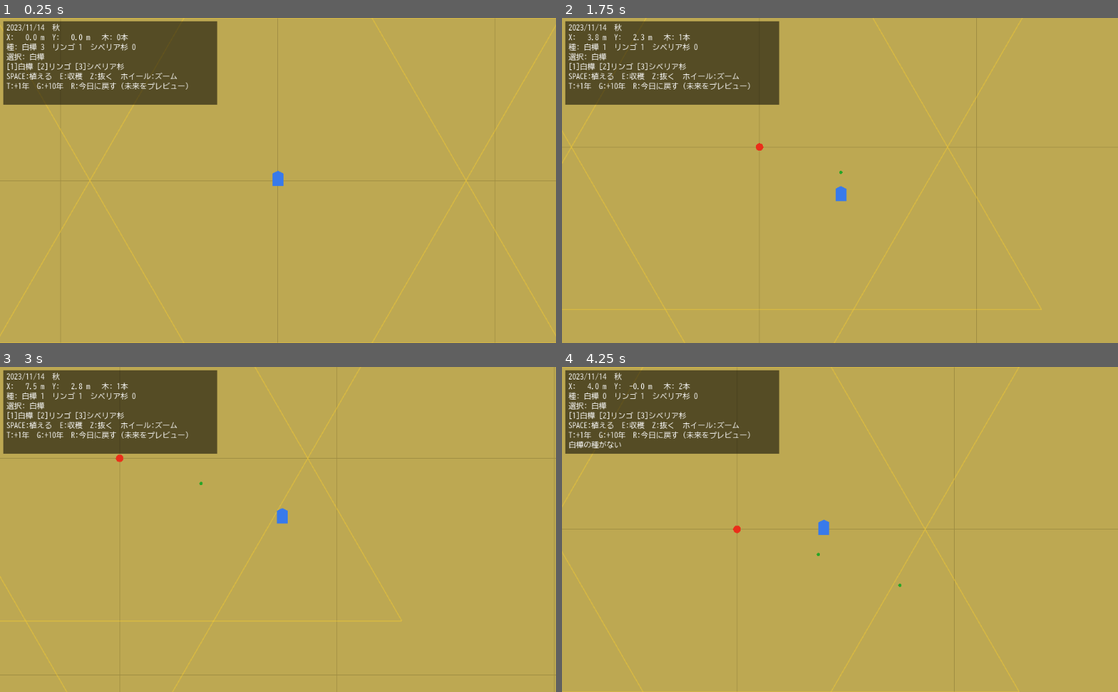
Above: before the commit, frames 1-4 (two rows, left to right).
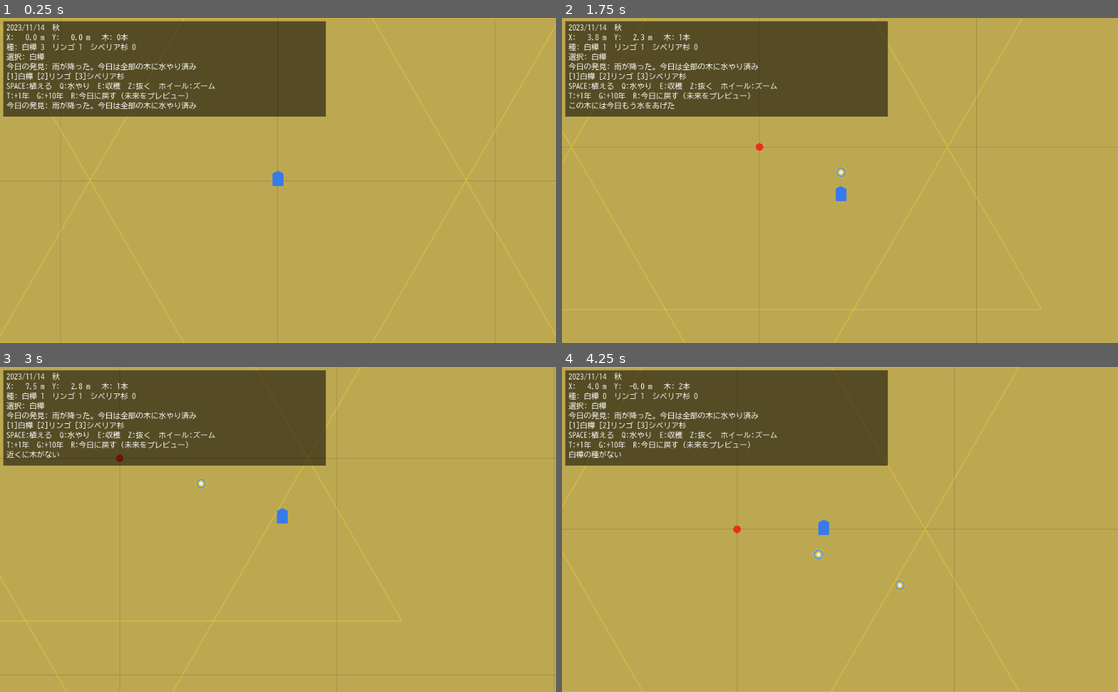
Above: after the commit, the same moments.

Repository: tomu-ai963/-kins-domain-life-planner
Game: Godot game, scene res://Main.tscn
Two runs of this game, one before a commit and one after it. Both use one fixed random seed, a clock stepped at 60 frames per second and the inputs below.
Inputs (mouse positions are in pixels of both pictures, inside the frame that each line leads up to):
- Up to frame 1 (0.25 s): no input
- Up to frame 2 (1.75 s): tap Enter at 0.5 s; move the mouse to (962, 164) at 0.52 s; hold Right 0.53-1.28 s; tap Q at 0.6, 1.55 s; click (962, 164) at 0.67 s; tap Space at 0.77, 1.52 s; tap Z at 0.8, 1.35 s; move the mouse to (728, 196) at 1.27 s; hold Down from 1.28 s (still down)
- Up to frame 3 (3 s): move the mouse to (333, 458) at 2.02 s; release Down at 2.03 s; hold Right 2.03-2.78 s; tap Q at 2.1 s; tap Z at 2.3, 2.85 s; move the mouse to (250, 594) at 2.77 s; hold Up from 2.78 s (still down); click (250, 594) at 2.92 s
- Up to frame 4 (4.25 s): tap Space at 3.02, 3.77 s; tap Q at 3.05 s; move the mouse to (1006, 578) at 3.52 s; release Up at 3.53 s; hold Left from 3.53 s (still down); tap 1 at 3.6 s; tap Z at 3.8 s

The runs differ from the first frame. In frame 1, 8.8% of the frame differs, in the area x 0-59%, y 0-31%; in frame 2, 8.7%; in frame 3, 8.7%; in frame 4, 8.8%, in the area x 0-62%, y 0-69%.

Commit message:
Phase 2-2 毎日の理由: 水やりと日替わりの発見を追加する
- 水やり(Q): 足元の木に1本につき1日1回、樹齢 +0.5年。判定用の樹齢にも効く。済んだ木は幹に水色の輪
- 日替わりの発見: その日はじめて開いたとき(開いたまま日付をまたいだときも)に1つ。開かなかった日の分はたまらない
  白樺の種+1(35%)・シベリア杉の種+1(15%)・雨=全部の木に水やり済み(25%)・渡り鳥(25%)
  日付から決まるので開き直しても引き直しにならない。雨の日はあとから植えた木も水やり済み
- last_day / today_event と木ごとの last_watered / bonus_years をセーブ。2-1 時点のセーブも読める
- HUD に今日の発見を一日中表示し、Q の説明を追加。枠を広げた
- tests/test_daily.gd(28件)。木を探す処理は nearest_index に共通化

Co-Authored-By: Claude Opus 5.5 <noreply@anthropic.com>

Diff:
--- a/HUD.gd
+++ b/HUD.gd
@@ -18,9 +18,9 @@
 	_main = main
 
 # 植えられない・収穫した などを数秒だけ出す
-func show_message(text: String) -> void:
+func show_message(text: String, seconds: float = MESSAGE_SECONDS) -> void:
 	_message = text
-	_message_timer = MESSAGE_SECONDS
+	_message_timer = seconds
 
 func _process(delta: float) -> void:
 	if _player == null:
@@ -40,13 +40,20 @@
 	if _trees.time_offset_years > 0.0:
 		offset = "  (+%d年後をプレビュー中)" % int(_trees.time_offset_years)
 
+	# 今日の発見は一日中見られるように常に出す
+	var today := "%04d-%02d-%02d" % [dt.year, dt.month, dt.day]
+	var found := ""
+	if _trees.last_day == today and _trees.today_event != "":
+		found = _main.DAILY_MESSAGES[_trees.today_event]
+
 	_label.text = (
 		"%04d/%02d/%02d  %s%s\n" +
 		"X:%6.1f m  Y:%6.1f m   木: %d本\n" +
 		"種: 白樺 %d  リンゴ %d  シベリア杉 %d\n" +
 		"選択: %s\n" +
+		"今日の発見: %s\n" +
 		"[1]白樺 [2]リンゴ [3]シベリア杉\n" +
-		"SPACE:植える  E:収穫  Z:抜く  ホイール:ズーム\n" +
+		"SPACE:植える  Q:水やり  E:収穫  Z:抜く  ホイール:ズーム\n" +
 		"T:+1年  G:+10年  R:今日に戻す (未来をプレビュー)\n" +
 		"%s"
 	) % [
@@ -54,5 +61,6 @@
 		pos_m.x, pos_m.y, _trees.trees.size(),
 		seeds.birch, seeds.apple, seeds.cedar,
 		sp_name,
+		found,
 		_message,
 	]
--- a/HUD.tscn
+++ b/HUD.tscn
@@ -8,13 +8,13 @@
 [node name="BG" type="ColorRect" parent="."]
 margin_left = 6.0
 margin_top = 6.0
-margin_right = 400.0
-margin_bottom = 160.0
+margin_right = 600.0
+margin_bottom = 182.0
 color = Color( 0.0, 0.0, 0.0, 0.55 )
 
 [node name="PositionLabel" type="Label" parent="."]
 margin_left = 12.0
 margin_top = 10.0
-margin_right = 394.0
-margin_bottom = 156.0
+margin_right = 594.0
+margin_bottom = 178.0
 text = "..."
--- a/Main.gd
+++ b/Main.gd
@@ -23,13 +23,20 @@
 	$HUD.setup($Player, $Trees, self)
 	$Player.connect("plant_tree", self, "_on_plant_tree")
 	$Trees.load_game()
+	_check_new_day()
 
 func _process(delta: float) -> void:
-	# 季節は現実の日付から。1 分に 1 回チェックすれば十分
+	# 季節と日付は現実の日付から。1 分に 1 回チェックすれば十分(開いたまま日付をまたいでも拾う)
 	_season_timer += delta
 	if _season_timer >= 60.0:
 		_season_timer = 0.0
 		_update_season()
+		_check_new_day()
+
+func _check_new_day() -> void:
+	var id: String = $Trees.check_new_day()
+	if id != "":
+		$HUD.show_message("今日の発見: " + DAILY_MESSAGES[id], 8.0)
 
 func _update_season() -> void:
 	var m: int = OS.get_datetime().month
@@ -55,6 +62,21 @@
 	"done": "この木は今日もう収穫した",
 }
 
+# 水やりの結果コード(Trees.water_nearest)ごとの文言
+const WATER_MESSAGES := {
+	"watered": "%sに水をあげた(樹齢 +%.1f年)",
+	"none": "近くに木がない",
+	"done": "この木には今日もう水をあげた",
+}
+
+# 日替わりの発見(Trees.DAILY_EVENTS の id)ごとの文言
+const DAILY_MESSAGES := {
+	"birch_seed": "白樺の種が落ちていた(白樺の種 +1)",
+	"cedar_seed": "リスがシベリア杉の実を置いていった(シベリア杉の種 +1)",
+	"rain": "雨が降った。今日は全部の木に水やり済み",
+	"birds": "渡り鳥が来て、しばらく休んでいった",
+}
+
 func _on_plant_tree(pos: Vector2) -> void:
 	if not $Trees.add_tree(pos, selected_species):
 		$HUD.show_message("%sの種がない" % $Trees.SPECIES[selected_species].name)
@@ -65,6 +87,16 @@
 	var msg: String = HARVEST_MESSAGES[result]
 	if result == "harvested":
 		msg = msg % $Trees.SEEDS_PER_HARVEST
+	$HUD.show_message(msg)
+
+func _water() -> void:
+	# 足元 2m 以内の木に水をあげる
+	var pos: Vector2 = $Player.global_position
+	var result: String = $Trees.water_nearest(pos, 80.0)
+	var msg: String = WATER_MESSAGES[result]
+	if result == "watered":
+		var i: int = $Trees.nearest_index(pos, 80.0, "")
+		msg = msg % [$Trees.SPECIES[$Trees.trees[i].species].name, $Trees.WATER_BONUS_YEARS]
 	$HUD.show_message(msg)
 
 func _unhandled_input(event: InputEvent) -> void:
@@ -79,6 +111,8 @@
 			selected_species = "cedar"
 		KEY_E:
 			_harvest()
+		KEY_Q:
+			_water()
 		KEY_Z:
 			# 足元 2m 以内の木を抜く(種は戻らない)
 			$Trees.remove_nearest($Player.global_position, 80.0)
--- a/Trees.gd
+++ b/Trees.gd
@@ -9,10 +9,23 @@
 # ── 種の循環 ────────────────────────────────────────────────
 # 苗は所持している種からしか植えられない。リンゴは樹齢 5 年から秋に実り、
 # 収穫すると種が採れる。1 本につき現実の 1 日 1 回(= 樹齢 1 年に 1 回)。
-# シベリア杉の種はまだ入手手段がない(Phase 2-2 の日替わりイベントで入れる予定)
+# シベリア杉の種は日替わりの発見(リスが実を置いていく)でだけ手に入る
 const INITIAL_SEEDS := {"birch": 3, "apple": 1, "cedar": 0}
 const APPLE_FRUIT_AGE := 5.0
 const SEEDS_PER_HARVEST := 2
+
+# ── 毎日の理由 ──────────────────────────────────────────────
+# 水やり: 1 本につき 1 日 1 回、樹齢にボーナスが付く(収穫などの判定にも効く)
+# 日替わりの発見: その日はじめて開いたときに 1 つ起きる。開かなかった日の分はたまらない。
+# 何が起きるかは日付から決まるので、同じ日に開き直しても引き直しにならない
+const WATER_BONUS_YEARS := 0.5
+const DAILY_EVENTS := [
+	# [id, 重み]。文言は Main が決める
+	["birch_seed", 35],  # 白樺の種 +1
+	["cedar_seed", 15],  # シベリア杉の種 +1
+	["rain", 25],        # 全部の木に水やり済み
+	["birds", 25],       # 演出のみ
+]
 
 # 樹種ごとの成長パラメータ
 #   max_r: 成熟時の樹冠半径(px, 40px = 1m)
@@ -38,8 +51,12 @@
 	},
 }
 
-var trees := []               # [{pos: Vector2, species: String, planted_at: int, last_harvest: String}]
+# [{pos: Vector2, species: String, planted_at: int, last_harvest: String,
+#   last_watered: String, bonus_years: float}]
+var trees := []
 var seeds := INITIAL_SEEDS.duplicate()  # 樹種ごとの所持数
+var last_day := ""            # 日替わりの発見を最後に起こした日(YYYY-MM-DD)
+var today_event := ""         # その日の発見の id(HUD で一日中見られるように保存する)
 var time_offset_years := 0.0  # 時間先送りプレビュー(年)。セーブしない
 var season := "summer"        # Main が現実の日付から設定する
 var save_path := SAVE_PATH    # テストでは別のファイルに向ける
@@ -51,23 +68,98 @@
 	if int(seeds.get(species, 0)) <= 0:
 		return false
 	seeds[species] -= 1
-	trees.append({"pos": pos, "species": species, "planted_at": OS.get_unix_time(), "last_harvest": ""})
+	trees.append({
+		"pos": pos, "species": species, "planted_at": OS.get_unix_time(),
+		"last_harvest": "", "last_watered": "", "bonus_years": 0.0,
+	})
+	# 雨の日は一日中降っている扱い。あとから植えた木も水やり済みにする
+	if last_day == _today() and today_event == "rain":
+		_water(trees[-1])
 	save_game()
 	update()
 	return true
 
-# 足元のリンゴを収穫する。結果を表すコードを返す(文言は Main が決める)
-#   harvested / none / preview / not_season / young / done
-func harvest_nearest(pos: Vector2, max_dist: float) -> String:
+# 足元の木に水をあげる。結果コードを返す: watered / none / done
+func water_nearest(pos: Vector2, max_dist: float) -> String:
+	var best := nearest_index(pos, max_dist, "")
+	if best < 0:
+		return "none"
+	if not _water(trees[best]):
+		return "done"
+	save_game()
+	update()
+	return "watered"
+
+# まだ今日水をあげていない木すべてに水をあげる(雨の日)。あげた本数を返す
+func water_all() -> int:
+	var n := 0
+	for t in trees:
+		if _water(t):
+			n += 1
+	if n > 0:
+		save_game()
+		update()
+	return n
+
+func _water(tree: Dictionary) -> bool:
+	if tree.last_watered == _today():
+		return false
+	tree.last_watered = _today()
+	tree.bonus_years += WATER_BONUS_YEARS
+	return true
+
+# pos から max_dist 未満でいちばん近い木の添字。species が空なら全樹種。なければ -1
+func nearest_index(pos: Vector2, max_dist: float, species: String) -> int:
 	var best := -1
 	var best_d := max_dist
 	for i in range(trees.size()):
-		if trees[i].species != "apple":
+		if species != "" and trees[i].species != species:
 			continue
 		var d: float = trees[i].pos.distance_to(pos)
 		if d < best_d:
 			best_d = d
 			best = i
+	return best
+
+# 日付が変わっていたら、その日の発見を 1 つ起こして id を返す。変わっていなければ ""
+func check_new_day() -> String:
+	var today := _today()
+	if last_day == today:
+		return ""
+	last_day = today
+	today_event = roll_daily_event(today)
+	_apply_event(today_event)
+	save_game()
+	update()
+	return today_event
+
+# 日付から決まる発見の id(同じ日付なら必ず同じ)
+func roll_daily_event(date: String) -> String:
+	var rng := RandomNumberGenerator.new()
+	rng.seed = date.hash()
+	var total := 0
+	for e in DAILY_EVENTS:
+		total += e[1]
+	var r := rng.randi_range(0, total - 1)
+	for e in DAILY_EVENTS:
+		if r < e[1]:
+			return e[0]
+		r -= e[1]
+	return DAILY_EVENTS[-1][0]
+
+func _apply_event(id: String) -> void:
+	match id:
+		"birch_seed":
+			seeds["birch"] += 1
+		"cedar_seed":
+			seeds["cedar"] += 1
+		"rain":
+			water_all()
+
+# 足元のリンゴを収穫する。結果を表すコードを返す(文言は Main が決める)
+#   harvested / none / preview / not_season / young / done
+func harvest_nearest(pos: Vector2, max_dist: float) -> String:
+	var best := nearest_index(pos, max_dist, "apple")
 	if best < 0:
 		return "none"
 	# 先送りで若木を実らせて収穫できないよう、判定は現実の樹齢で行い、プレビュー中は収穫させない
@@ -91,13 +183,7 @@
 	return "%04d-%02d-%02d" % [dt.year, dt.month, dt.day]
 
 func remove_nearest(pos: Vector2, max_dist: float) -> bool:
-	var best := -1
-	var best_d := max_dist
-	for i in range(trees.size()):
-		var d: float = trees[i].pos.distance_to(pos)
-		if d < best_d:
-			best_d = d
-			best = i
+	var best := nearest_index(pos, max_dist, "")
 	if best >= 0:
 		trees.remove(best)
 		save_game()
@@ -118,9 +204,9 @@
 func age_years(tree: Dictionary) -> float:
 	return real_age_years(tree) + time_offset_years
 
-# ゲームの判定用の樹齢(現実時間だけ)
+# ゲームの判定用の樹齢(現実時間 + 水やりのボーナス。プレビューは含まない)
 func real_age_years(tree: Dictionary) -> float:
-	return (OS.get_unix_time() - tree.planted_at) / SECONDS_PER_YEAR
+	return (OS.get_unix_time() - tree.planted_at) / SECONDS_PER_YEAR + tree.bonus_years
 
 func radius_of(tree: Dictionary) -> float:
 	var sp: Dictionary = SPECIES[tree.species]
@@ -168,6 +254,12 @@
 					and tree.last_harvest != _today():
 				_draw_fruits(tree.pos, r)                                  # 実(今日収穫したら消える)
 
+	# 今日水をあげた木は、幹のまわりに水色の輪(どの木が済んだか分かるように)
+	var today := _today()
+	for tree in trees:
+		if tree.last_watered == today:
+			draw_arc(tree.pos, 8.0, 0, TAU, 16, Color(0.25, 0.60, 0.95, 0.9), 2.0)
+
 func _draw_fruits(pos: Vector2, r: float) -> void:
 	# 座標から決まる疑似乱数で毎回同じ場所に実を描く
 	var seed_val := int(abs(pos.x) * 7.0 + abs(pos.y) * 13.0)
@@ -179,12 +271,13 @@
 # ── セーブ / ロード ──────────────────────────────────────────
 # 時間先送りはプレビューなので保存しない
 func save_game() -> void:
-	var data := {"seeds": seeds, "trees": []}
+	var data := {"seeds": seeds, "last_day": last_day, "today_event": today_event, "trees": []}
 	for t in trees:
 		data.trees.append({
 			"x": t.pos.x, "y": t.pos.y,
 			"species": t.species, "planted_at": t.planted_at,
 			"last_harvest": t.last_harvest,
+			"last_watered": t.last_watered, "bonus_years": t.bonus_years,
 		})
 	var f := File.new()
 	if f.open(save_path, File.WRITE) == OK:
@@ -210,6 +303,9 @@
 		for sp in SPECIES:
 			if saved_seeds.has(sp):
 				seeds[sp] = int(saved_seeds[sp])
+	# 記録がない旧形式のセーブは、次に開いたとき(= 今)その日の発見が起きる
+	last_day = String(data.get("last_day", ""))
+	today_event = String(data.get("today_event", ""))
 	trees.clear()
 	for t in data.get("trees", []):
 		if t.species in SPECIES:
@@ -218,5 +314,7 @@
 				"species": String(t.species),
 				"planted_at": int(t.planted_at),
 				"last_harvest": String(t.get("last_harvest", "")),
+				"last_watered": String(t.get("last_watered", "")),
+				"bonus_years": float(t.get("bonus_years", 0.0)),
 			})
 	update()
--- /dev/null
+++ b/tests/test_daily.gd
@@ -0,0 +1,156 @@
+extends SceneTree
+
+# 毎日の理由(Phase 2-2: 水やり・日替わりの発見)のロジックテスト。本物のセーブには触れない。
+# 実行: Godot_v3.6.2-stable_win64.exe --no-window --path . -s res://tests/test_daily.gd
+# 標準出力に結果を出し、失敗があれば終了コード 1 で終わる
+
+const TEST_SAVE := "user://test_daily.json"
+
+var _failed := 0
+var _passed := 0
+
+func _init() -> void:
+	_test_watering()
+	_test_daily_event_once_per_day()
+	_test_daily_event_is_fixed_by_date()
+	_test_event_effects()
+	_test_save_and_old_format()
+	_remove_save()
+	print("RESULT: %d passed, %d failed" % [_passed, _failed])
+	quit(1 if _failed > 0 else 0)
+
+func _check(cond: bool, label: String) -> void:
+	if cond:
+		_passed += 1
+		print("  ok   ", label)
+	else:
+		_failed += 1
+		print("  FAIL ", label)
+
+func _remove_save() -> void:
+	var d := Directory.new()
+	if d.file_exists(TEST_SAVE):
+		d.remove(TEST_SAVE)
+
+func _new_trees(remove_save := true) -> Node2D:
+	if remove_save:
+		_remove_save()
+	var t: Node2D = load("res://Trees.gd").new()
+	t.save_path = TEST_SAVE
+	t.season = "autumn"
+	return t
+
+func _test_watering() -> void:
+	print("水やり")
+	var t := _new_trees()
+	_check(t.water_nearest(Vector2(0, 0), 80.0) == "none", "近くに木がなければ none")
+	t.add_tree(Vector2(0, 0), "birch")
+	var before: float = t.real_age_years(t.trees[0])
+	_check(t.water_nearest(Vector2(10, 0), 80.0) == "watered", "足元の木に水をあげられる")
+	_check(abs(t.real_age_years(t.trees[0]) - before - t.WATER_BONUS_YEARS) < 0.01, "判定用の樹齢が +%.1f年" % t.WATER_BONUS_YEARS)
+	_check(t.water_nearest(Vector2(10, 0), 80.0) == "done", "同じ木は同じ日に2回あげられない")
+	t.trees[0].last_watered = "2000-01-01"
+	_check(t.water_nearest(Vector2(10, 0), 80.0) == "watered", "日が変われば同じ木にまたあげられる")
+	_check(abs(t.trees[0].bonus_years - 2 * t.WATER_BONUS_YEARS) < 0.001, "ボーナスは日ごとに積み上がる")
+
+	# 水やりで樹齢5年に届いたリンゴは、その場で収穫できる(ボーナスは判定にも効く)
+	t.seeds["apple"] = 1
+	t.add_tree(Vector2(1000, 0), "apple")
+	var apple: Dictionary = t.trees[-1]
+	apple.planted_at = OS.get_unix_time() - int(4.7 * 86400)
+	_check(t.harvest_nearest(Vector2(1000, 0), 80.0) == "young", "樹齢4.7年のリンゴはまだ実らない")
+	t.water_nearest(Vector2(1000, 0), 80.0)
+	_check(t.harvest_nearest(Vector2(1000, 0), 80.0) == "harvested", "水やりで5.2年になれば収穫できる")
+	t.free()
+
+func _test_daily_event_once_per_day() -> void:
+	print("日替わりの発見(1日1回)")
+	var t := _new_trees()
+	var first: String = t.check_new_day()
+	_check(first != "", "その日はじめての確認で発見が起きる")
+	_check(t.today_event == first and t.last_day != "", "今日の発見と日付を覚える")
+	_check(t.check_new_day() == "", "同じ日の2回目は何も起きない")
+	t.last_day = "2000-01-01"
+	_check(t.check_new_day() != "", "日付が変われば、また起きる(開かなかった日の分はたまらず1回)")
+	t.free()
+
+func _test_daily_event_is_fixed_by_date() -> void:
+	print("発見は日付で決まる")
+	var t := _new_trees()
+	var same := true
+	for i in range(5):
+		if t.roll_daily_event("2026-10-29") != t.roll_daily_event("2026-10-29"):
+			same = false
+	_check(same, "同じ日付なら何度引いても同じ")
+
+	# 1年分(365日)の出方。重みは 白樺35 / 杉15 / 雨25 / 鳥25
+	var counts := {"birch_seed": 0, "cedar_seed": 0, "rain": 0, "birds": 0}
+	for d in range(365):
+		var dt := OS.get_datetime_from_unix_time(1767225600 + d * 86400)  # 2026-01-01 から
+		var date := "%04d-%02d-%02d" % [dt.year, dt.month, dt.day]
+		counts[t.roll_daily_event(date)] += 1
+	print("    365日の内訳: ", counts)
+	_check(counts.birch_seed > 0 and counts.cedar_seed > 0 and counts.rain > 0 and counts.birds > 0, "4種類とも起きる")
+	_check(counts.cedar_seed >= 25 and counts.cedar_seed <= 85, "シベリア杉は1年に25〜85回(重み15%%の目安55回)")
+	t.free()
+
+func _test_event_effects() -> void:
+	print("発見の効果")
+	var t := _new_trees()
+	t._apply_event("birch_seed")
+	_check(t.seeds.birch == 4, "白樺の種が落ちていた → 白樺 +1")
+	t._apply_event("cedar_seed")
+	_check(t.seeds.cedar == 1, "リスが実を置いていった → シベリア杉 +1")
+	_check(t.add_tree(Vector2(0, 0), "cedar"), "手に入れたシベリア杉の種で植えられる")
+
+	t.add_tree(Vector2(500, 0), "birch")
+	t.water_nearest(Vector2(500, 0), 80.0)  # 1本は先に水やり済み
+	var bonus_watered: float = t.trees[1].bonus_years
+	t._apply_event("rain")
+	_check(t.trees[0].last_watered == t._today(), "雨 → まだの木も水やり済みになる")
+	_check(t.trees[1].bonus_years == bonus_watered, "雨 → 先にあげた木のボーナスは重ならない")
+
+	# 雨の日は一日中降っている扱い。発見のあとで植えた木も水やり済み
+	t.last_day = t._today()
+	t.today_event = "rain"
+	t.seeds["birch"] += 1
+	t.add_tree(Vector2(900, 0), "birch")
+	_check(t.trees[-1].last_watered == t._today(), "雨の日はあとから植えた木も水やり済み")
+	t.today_event = "birds"
+	t.seeds["birch"] += 1
+	t.add_tree(Vector2(1200, 0), "birch")
+	_check(t.trees[-1].last_watered == "", "雨でない日に植えた木は水やり前")
+
+	var seeds_before: Dictionary = t.seeds.duplicate()
+	t._apply_event("birds")
+	_check(t.seeds.hash() == seeds_before.hash(), "渡り鳥 → 種は変わらない")
+	t.free()
+
+func _test_save_and_old_format() -> void:
+	print("セーブ")
+	var t := _new_trees()
+	t.add_tree(Vector2(0, 0), "birch")
+	t.water_nearest(Vector2(0, 0), 80.0)
+	var ev: String = t.check_new_day()
+	var t2 := _new_trees(false)
+	t2.load_game()
+	_check(t2.last_day == t.last_day and t2.today_event == ev, "発見の日付と内容が保存・復元される")
+	_check(t2.trees[0].last_watered == t._today() and t2.trees[0].bonus_years >= t.WATER_BONUS_YEARS, "水やりの記録とボーナスが保存・復元される")
+	_check(t2.check_new_day() == "", "開き直しても同じ日はもう起きない")
+	t.free()
+	t2.free()
+
+	# 2-1 時点のセーブ(水やり・発見の記録なし)
+	_remove_save()
+	var f := File.new()
+	f.open(TEST_SAVE, File.WRITE)
+	f.store_string(to_json({
+		"seeds": {"birch": 2, "apple": 1, "cedar": 0},
+		"trees": [{"x": 0, "y": 0, "species": "birch", "planted_at": OS.get_unix_time() - 86400, "last_harvest": ""}],
+	}))
+	f.close()
+	var t3 := _new_trees(false)
+	t3.load_game()
+	_check(t3.trees[0].bonus_years == 0.0 and t3.trees[0].last_watered == "", "旧セーブの木はボーナス0・水やり記録なし")
+	_check(t3.check_new_day() != "", "旧セーブでも今日の発見が起きる")
+	t3.free()
Not shown, changed: ROADMAP.md
